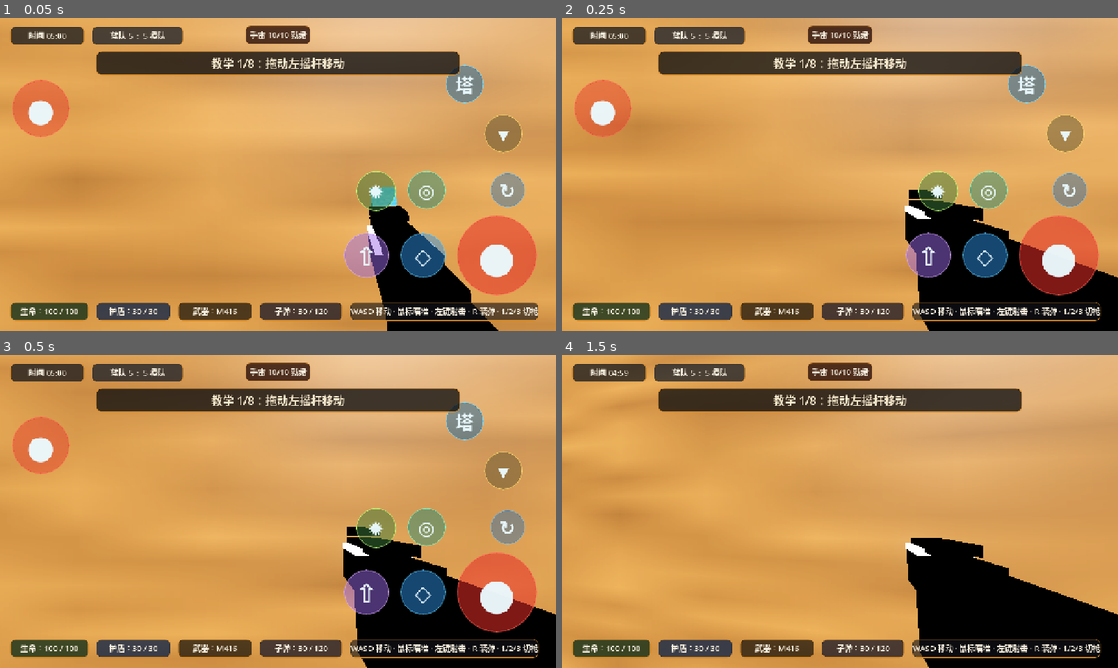
Above: before the commit, frames 1-4 (two rows, left to right).
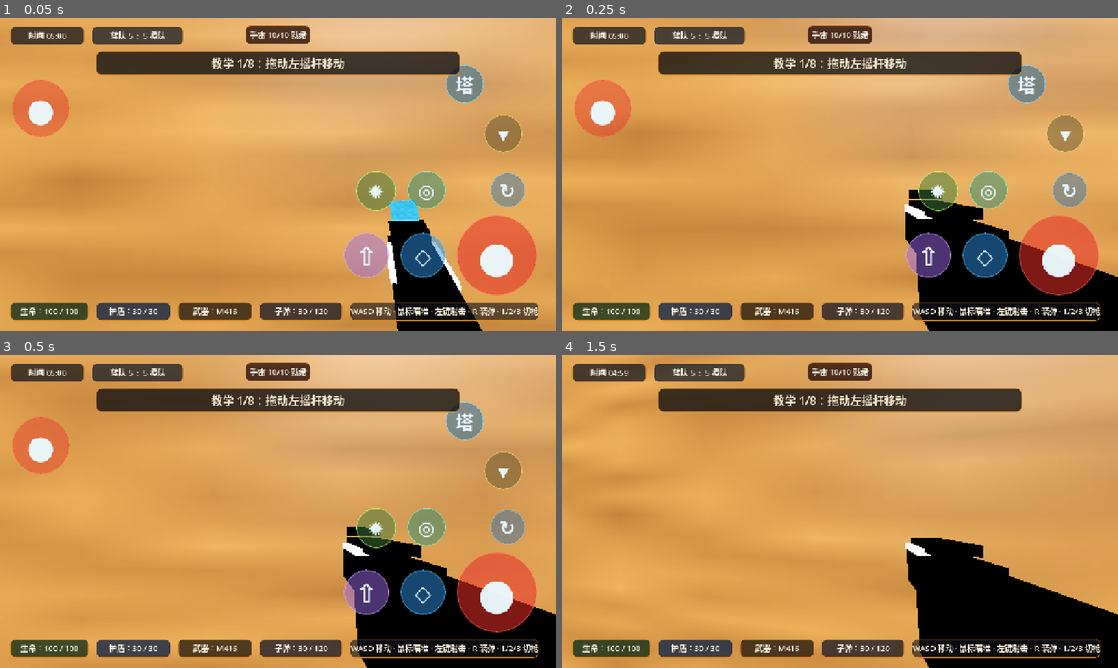
Above: after the commit, the same moments.

Repository: AltenLi/ac_fps_android_game
Game: Godot game, scene res://scenes/main_menu.tscn
Two runs of this game, one before a commit and one after it. Both use one fixed random seed, a clock stepped at 60 frames per second and the inputs below.
Inputs (mouse positions are in pixels of both pictures, inside the frame that each line leads up to):
- Up to frame 1 (0.05 s): no input
- Up to frame 2 (0.25 s): no input
- Up to frame 3 (0.5 s): no input
- Up to frame 4 (1.5 s): move the mouse to (867, 511) at 0.52 s; hold T (build_laser_tower) 0.53-1.28 s; hold W (move_forward) from 0.53 s (still down); click (867, 511) at 0.67 s; tap Space (jump) at 0.77 s; move the mouse to (812, 511) at 1.27 s; tap Tab (capture_mouse) at 1.35 s; click (812, 511) at 1.42 s

The runs differ from the first frame. In frame 1, 2.3% of the frame differs, in the area x 66-90%, y 54-100%; in frame 2, less than 0.1%; in frame 3, less than 0.1%; in frame 4, nothing differs.

Commit message:
Show loading screen while entering maps

Diff:
--- a/scripts/match_manager.gd
+++ b/scripts/match_manager.gd
@@ -37,6 +37,8 @@
 var navigation_points: Array[Vector3] = []
 var tutorial_mode := false
 var _tutorial_step_index := 0
+var _loading_overlay: CanvasLayer
+var _match_loaded := false
 const TUTORIAL_ACTION_STEPS := [
 	{"action": "move", "text": "教学 1/8：拖动左摇杆移动"},
 	{"action": "look", "text": "教学 2/8：在空白区域滑动，转动视角"},
@@ -56,16 +58,64 @@
 
 func _ready() -> void:
 	randomize()
-	_build_match()
+	_show_loading_overlay()
+	_build_match_after_loading_screen()
 
 func _physics_process(delta: float) -> void:
-	if match_over:
+	if not _match_loaded or match_over:
 		return
 	remaining_time = maxf(0.0, remaining_time - delta)
 	_update_spawn_resupply(delta)
 	_update_map_hazards(delta)
 	if remaining_time <= 0.0:
 		finish_match("时间到")
+
+func _show_loading_overlay() -> void:
+	_loading_overlay = CanvasLayer.new()
+	_loading_overlay.name = "LoadingMapOverlay"
+	_loading_overlay.layer = 100
+	add_child(_loading_overlay)
+
+	var blocker := ColorRect.new()
+	blocker.set_anchors_preset(Control.PRESET_FULL_RECT)
+	blocker.color = Color(0.02, 0.025, 0.035, 1.0)
+	blocker.mouse_filter = Control.MOUSE_FILTER_STOP
+	_loading_overlay.add_child(blocker)
+
+	var center := VBoxContainer.new()
+	center.set_anchors_preset(Control.PRESET_CENTER)
+	center.custom_minimum_size = Vector2(560, 150)
+	center.offset_left = -280
+	center.offset_top = -75
+	center.offset_right = 280
+	center.offset_bottom = 75
+	center.alignment = BoxContainer.ALIGNMENT_CENTER
+	center.add_theme_constant_override("separation", 14)
+	blocker.add_child(center)
+
+	var label := Label.new()
+	label.text = "正在加载地图"
+	label.horizontal_alignment = HORIZONTAL_ALIGNMENT_CENTER
+	label.vertical_alignment = VERTICAL_ALIGNMENT_CENTER
+	label.add_theme_font_size_override("font_size", 44)
+	label.add_theme_color_override("font_color", Color(0.96, 0.93, 0.87, 1.0))
+	center.add_child(label)
+
+	var hint := Label.new()
+	hint.text = "准备战场资源"
+	hint.horizontal_alignment = HORIZONTAL_ALIGNMENT_CENTER
+	hint.add_theme_font_size_override("font_size", 24)
+	hint.add_theme_color_override("font_color", Color(0.58, 0.78, 1.0, 1.0))
+	center.add_child(hint)
+
+func _build_match_after_loading_screen() -> void:
+	await get_tree().process_frame
+	_build_match()
+	_match_loaded = true
+	await get_tree().process_frame
+	if _loading_overlay != null:
+		_loading_overlay.queue_free()
+		_loading_overlay = null
 
 func _build_match() -> void:
 	tutorial_mode = GameSettings.tutorial_mode
--- a/tests/test_map_registry.gd
+++ b/tests/test_map_registry.gd
@@ -37,6 +37,11 @@
 	t.is_true(map_select_source.contains("正在加载地图"), "进入比赛前应显示正在加载地图")
 	t.is_true(map_select_source.contains("return maxi(1, cost - PlayerData.total_stars)"), "解锁奖励应按当前缺口补足，而不是固定 +3")
 	t.is_false(map_select_source.contains("var amount := 3"), "解锁奖励不应固定只加 3 星")
+
+	var match_source := FileAccess.get_file_as_string("res://scripts/match_manager.gd")
+	t.is_true(match_source.contains("func _show_loading_overlay"), "比赛场景初始化时应有加载遮罩")
+	t.is_true(match_source.contains("正在加载地图"), "比赛场景卡顿时应直接显示正在加载地图")
+	t.is_true(match_source.contains("await get_tree().process_frame"), "地图实例化前应等待一帧让加载界面先绘制")
 
 	var base_source := FileAccess.get_file_as_string("res://scripts/base_map.gd")
 	t.is_true(base_source.contains("func _make_procedural_texture"), "地图基础材质应使用程序化纹理")
Not shown, changed: build/android/DustCityFPS.apk
